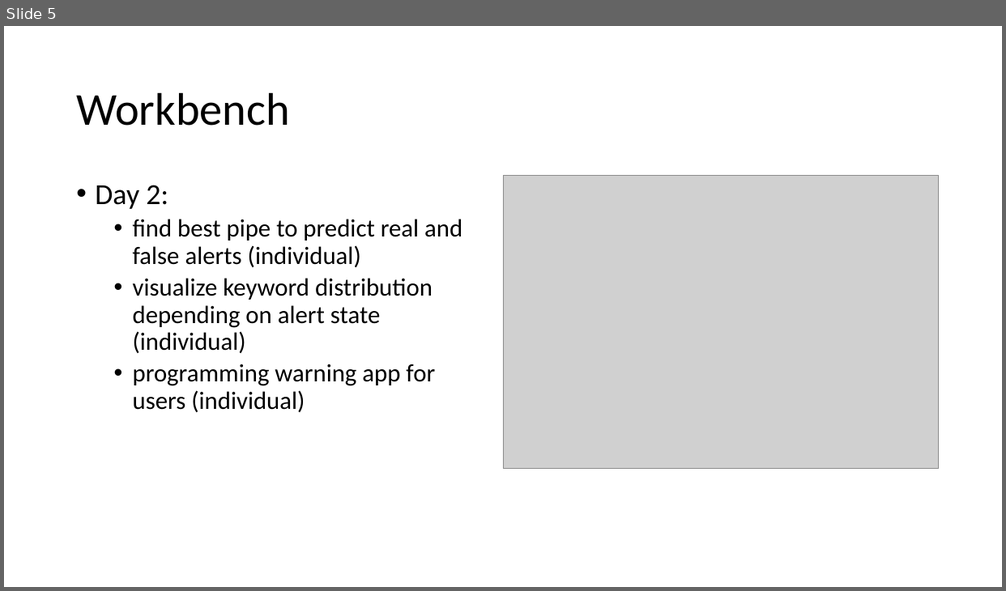
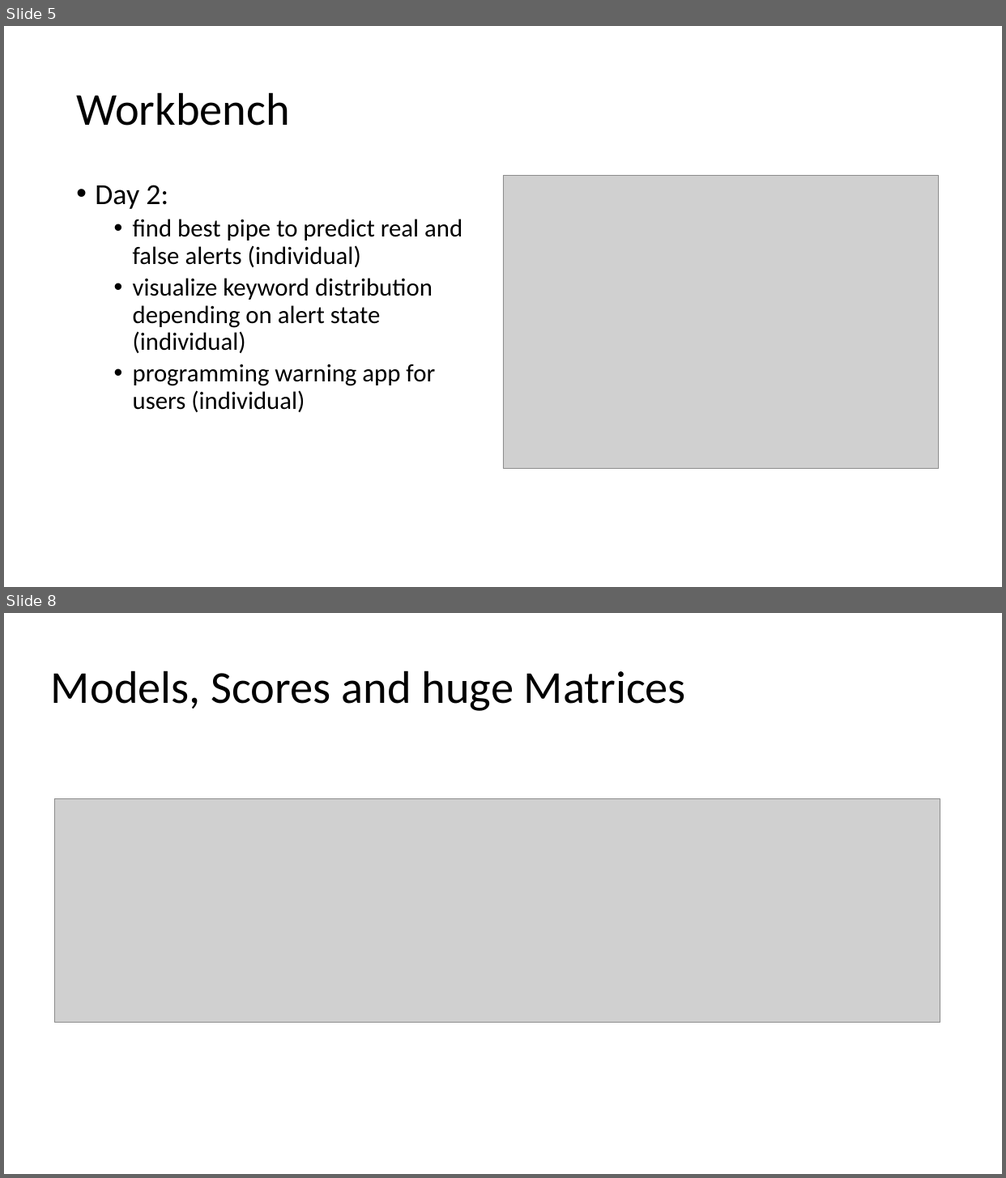
Before and after one commit to julia105/NLP-Project, a slide deck: Presentation Fire.pptx. Shown one above the other, each under a label of ours: slide 5 before the commit, slides 5 and 8 after it; the slides between them are not shown. The pictures are 1006x591 and 1006x1178 pixels, drawn with LibreOffice and Linux fonts; fonts in the diff are those of the drawing; grey boxes stand for pictures. Boxes give left, top, right and bottom in pixels: in the first picture for what was removed or moved away, otherwise in the second. Text is boxed around its words. In the diff, an @@ line names an element or a change of style, - is before the commit and + after.

```diff
--- a/Presentation Fire.pptx
+++ b/Presentation Fire.pptx
@@ slide 8 added at (4, 613, 1002, 1174), background #FFFFFF @@
@@ title added at (51, 671, 686, 711), 44 pt, text #000000 @@
+Models, Scores and huge Matrices
@@ picture added at (55, 799, 940, 1023) @@
```
Also in this commit, not shown: 10 slides changed, 2 other slides added.
